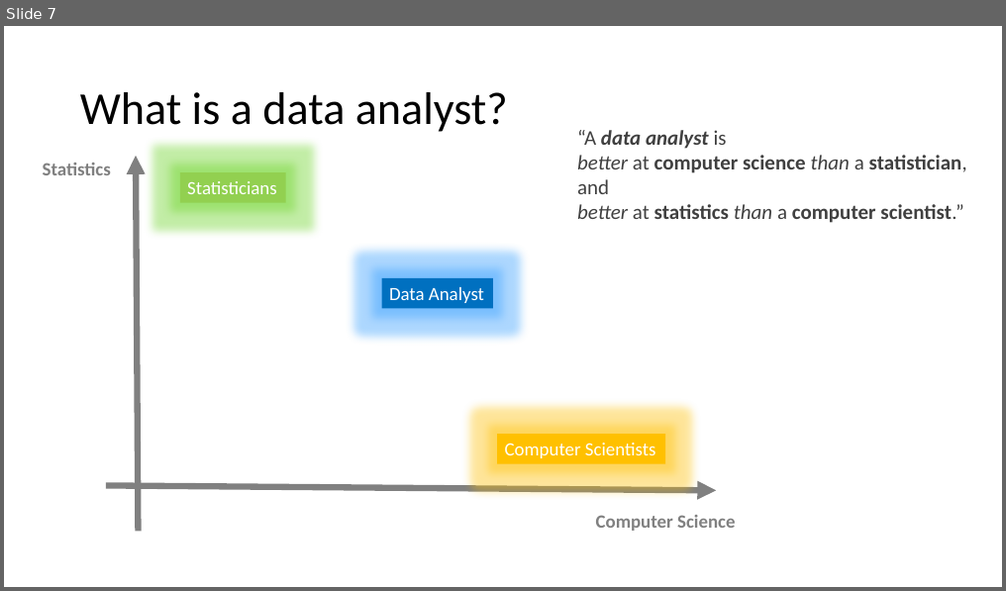
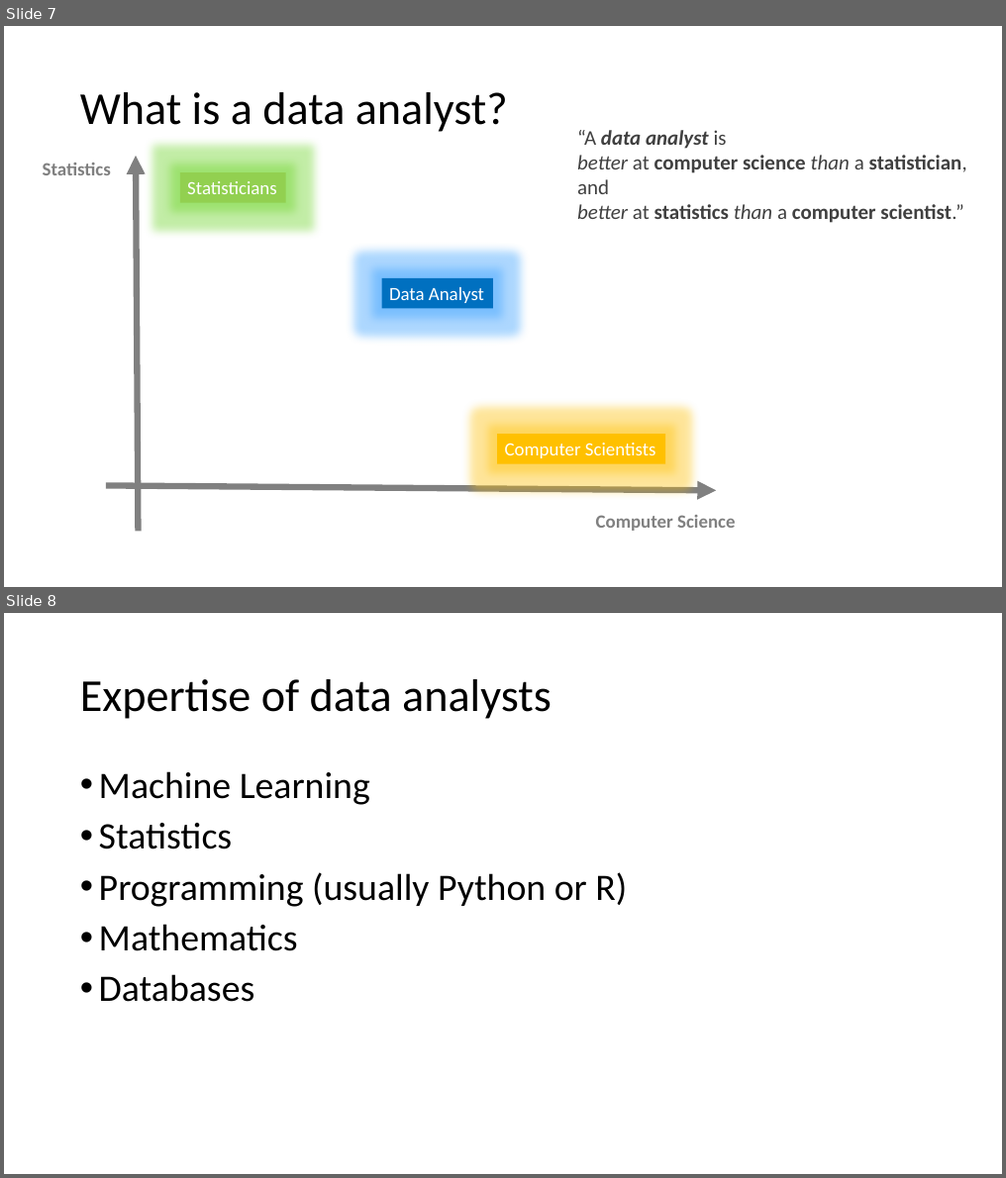
Before and after one commit to PRF-Development/DataAnalysisExtras, a slide deck: WhatIsDataAnalysis.pptx. Shown one above the other, each under a label of ours: slide 7 before the commit, slides 7 and 8 after it. The pictures are 1006x591 and 1006x1178 pixels, drawn with LibreOffice and Linux fonts; fonts in the diff are those of the drawing. Boxes give left, top, right and bottom in pixels: in the first picture for what was removed or moved away, otherwise in the second. Text is boxed around its words. In the diff, an @@ line names an element or a change of style, - is before the commit and + after.

Commit message:
expertise slide

```diff
--- a/WhatIsDataAnalysis.pptx
+++ b/WhatIsDataAnalysis.pptx
@@ slide 8 added at (x1=4, y1=613, x2=1002, y2=1174), background #FFFFFF @@
@@ title added at (x1=80, y1=679, x2=551, y2=719), 44 pt, text #000000 @@
+Expertise of data analysts
@@ text added at (x1=99, y1=771, x2=627, y2=1002), 36 pt, text #000000 @@
+• Machine Learning
+• Statistics
+• Programming (usually Python or R)
+• Mathematics
+• Databases
```
